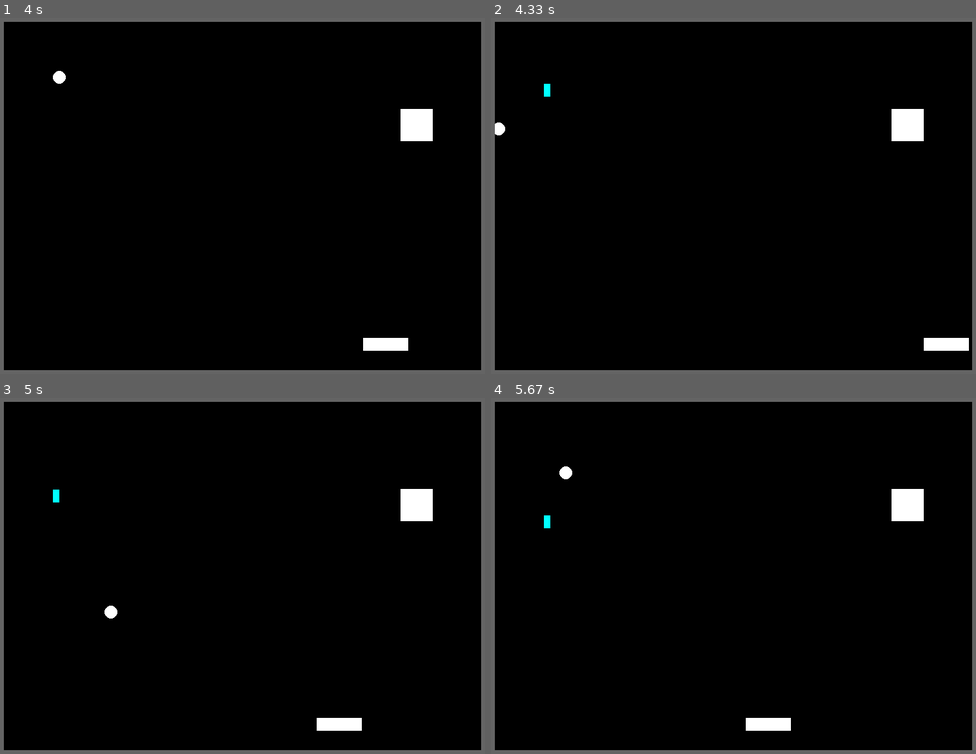
Above: before the commit, frames 1-4 (two rows, left to right).
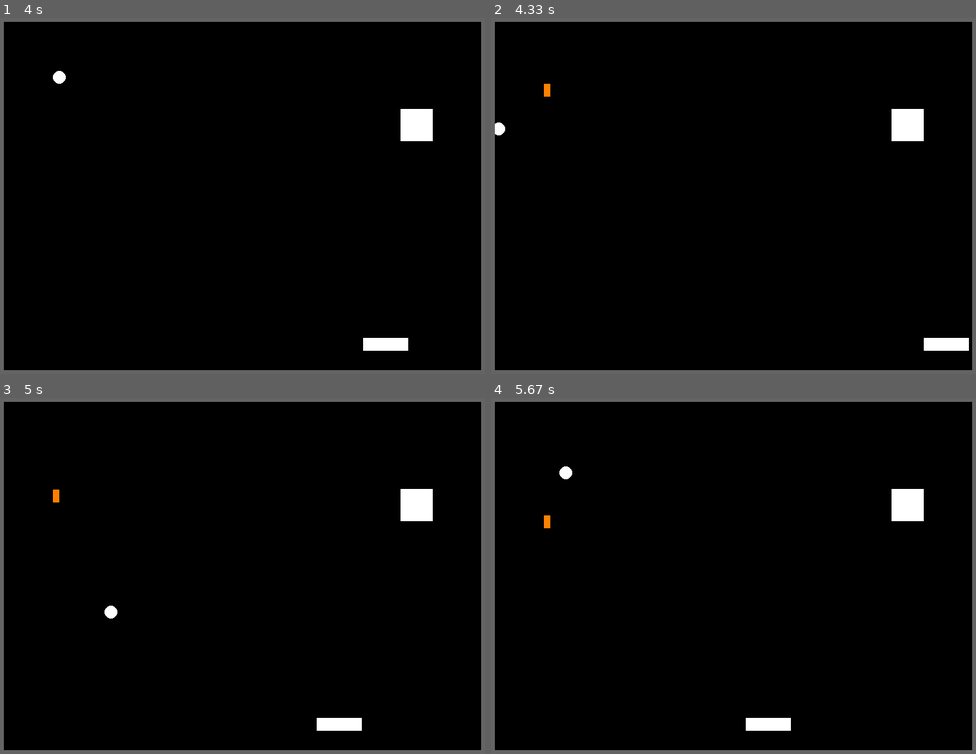
Above: after the commit, the same moments.

Repository: Gibson223/mod-5
Game: pygame game, started from py/main.py
The game is run twice, just before and just after one commit, with the same random seed, the same clock (stepped at 60 frames per second) and the same inputs.
Inputs:
- Up to frame 1 (4 s): hold Right 0.33-0.8 s; hold Right 0.83-1.3 s; hold Left 1.33-1.87 s; hold Left 1.9-2.3 s; tap Home at 2.05, 3.65 s; hold Right 2.33-2.97 s; hold Left 3-3.47 s; hold Right 3.5-3.97 s
- Up to frame 2 (4.33 s): hold Right from 4 s (still down)
- Up to frame 3 (5 s): release Right at 4.47 s; hold Left from 4.5 s (still down)
- Up to frame 4 (5.67 s): release Left at 5.03 s; hold Left 5.07-5.47 s; tap Home at 5.22 s; hold Right from 5.5 s (still down)

Frame 1 is identical in both runs. In frame 2, less than 0.1% of the frame differs, in the area x 10-13%, y 18-23%; in frame 3, less than 0.1%; in frame 4, less than 0.1%.

Commit message:
powerups are now a single class, with subclass for sprites

Diff:
--- a/py/keyBindings.py
+++ b/py/keyBindings.py
@@ -5,9 +5,9 @@
     'right': [pygame.K_RIGHT, pygame.K_d],
     'up'   : [pygame.K_UP, pygame.K_w],
     'down' : [pygame.K_DOWN, pygame.K_s],
-    'activate' : [pygame.K_SPACE, pygame.K_RETURN],
+    'activate': [pygame.K_SPACE, pygame.K_RETURN],
     'exit' : [pygame.K_ESCAPE],
-    'restart' : [pygame.K_HOME]
+    'restart': [pygame.K_HOME]
 }
 
 def checkPress(action, keysPressed):
--- a/py/main.py
+++ b/py/main.py
@@ -275,7 +275,7 @@
                         GameObj.removeblock(c)
 
                         if random.random() < constants.POWERUP_CHANCE:
-                            newPowerUp = objects.PowerUpSprite(ballObj.rect.x, ballObj.rect.y)
+                            newPowerUp = objects.PowerUps.PowerUpSprite(ballObj.rect.x, ballObj.rect.y)
                             self.game.AllSpritesList.add(newPowerUp)
                             #self.game.CollisionSpritesList.add(newPowerUp)
 
--- a/py/objects.py
+++ b/py/objects.py
@@ -182,55 +182,53 @@
     """
     # ('name', rng_chance)
     types = [('speed', 0.7, 'CYAN'), ('rocket', 0.2, 'ORANGE')]
+    type = None
+    color = None
 
     def __init__(self):
-        pass
-
-    def generateType(self):
+        self.type = PowerUps.generateType()
+        self.color = self.getTypeInfo()[2]
+
+    @staticmethod
+    def generateType():
         rngchoose = 0.0
         rngtotal = 0.0
-        for type in self.types:
-            rngtotal += type[1]
+        for t in PowerUps.types:
+            rngtotal += t[1]
             print(rngtotal)
         rngnum = random.uniform(0, rngtotal)
-        for type in self.types:
-            rngchoose += type[1]
+        for t in PowerUps.types:
+            rngchoose += t[1]
             if rngnum <= rngchoose:
-                return type[0]
+                return t[0]
         else:
             print("Warning, no PowerUp type was generated")
 
-    def getTypeInfo(self, type):
+    def getTypeInfo(self):
         for t in self.types:
-            if t[0] == type:
+            if t[0] == self.type:
                 return t
         print("getTypeInfo error!")
 
-class PowerUpSprite(pygame.sprite.Sprite):
-    """
-    Contains the object of a powerup that is displayed on the screen.
-    """
-    width  = 10
-    height = 20
-    powerUpHandler = PowerUps()
-    def __init__(self, x, y):
-        super().__init__()
-
-        self.type = self.powerUpHandler.generateType()
-        print("generated %s powerup." % self.type)
-
-        self.image = pygame.Surface([self.width, self.height])
-        self.image.fill(constants.colors[self.powerUpHandler.getTypeInfo(self.type)[2]])
-        self.rect = self.image.get_rect()
-        self.rect.x = x
-        self.rect.y = y
-
-    def update(self):
-        self.rect.y += 1
-
-class readyPowerUp:
-
-    type = None
-
-    def __init__(self, type):
-        self.type = type
+    class PowerUpSprite(pygame.sprite.Sprite):
+        """
+        Contains the object of a powerup that is displayed on the screen.
+        """
+        width  = 10
+        height = 20
+        powerUp = None
+
+        def __init__(self, x, y):
+            super().__init__()
+
+            self.powerUp = PowerUps()
+            print("generated %s powerup." % self.powerUp.type)
+
+            self.image = pygame.Surface([self.width, self.height])
+            self.image.fill(constants.colors[self.powerUp.color])
+            self.rect = self.image.get_rect()
+            self.rect.x = x
+            self.rect.y = y
+
+        def update(self):
+            self.rect.y += 1
